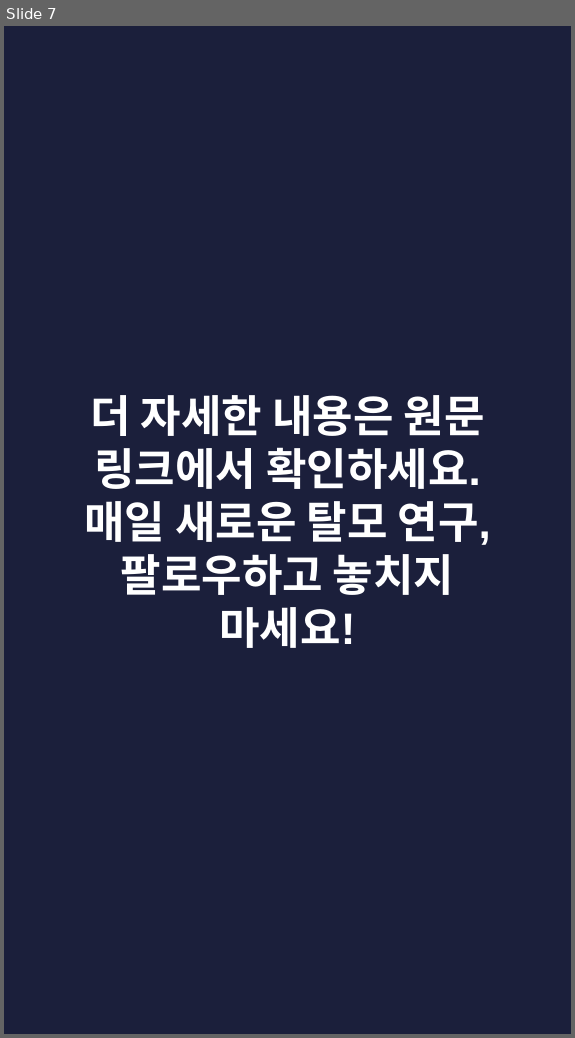
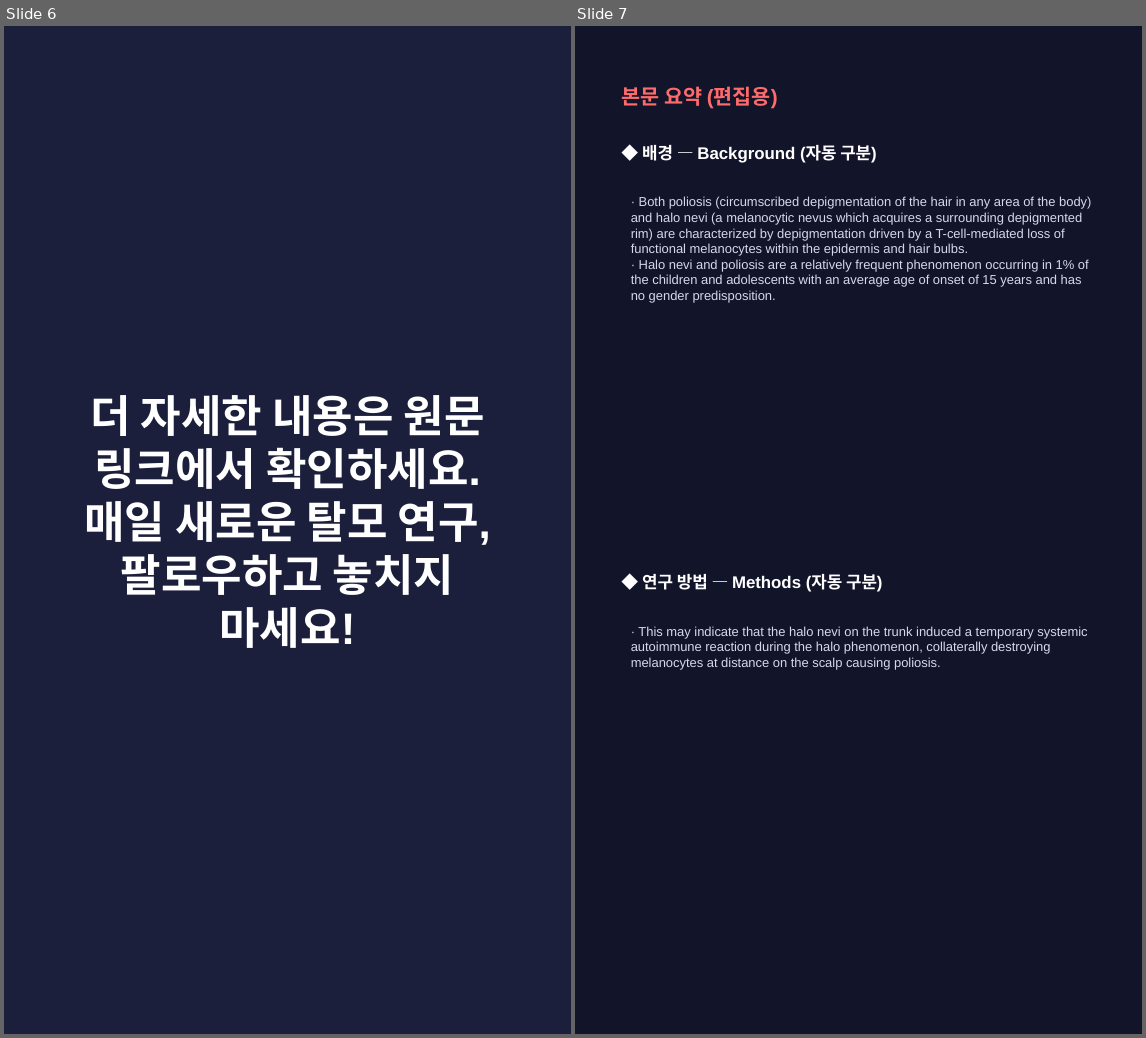
Before and after one commit to hyokang2010-BJ-ANTH/product-builder-test, a slide deck: pwa/data/latest/slides.pptx. Shown side by side, each under a label of ours: slide 7 before the commit, slides 6 and 7 after it. The pictures are 575x1038 and 1146x1038 pixels, drawn with LibreOffice and Linux fonts; fonts in the diff are those of the drawing. Boxes give left, top, right and bottom in pixels: in the first picture for what was removed or moved away, otherwise in the second. Text is boxed around its words. In the diff, an @@ line names an element or a change of style, - is before the commit and + after.

```diff
--- a/pwa/data/latest/slides.pptx
+++ b/pwa/data/latest/slides.pptx
@@ slide 7 added at (x1=575, y1=26, x2=1142, y2=1034), background #12142A @@
@@ text added at (x1=621, y1=86, x2=778, y2=109), 16 pt, text #FF6B6B, bold @@
+본문 요약 (편집용)
@@ text added at (x1=642, y1=145, x2=876, y2=163), 13 pt, text #FFFFFF, bold @@
+◆ 배경 — Background (자동 구분)
@@ text added at (x1=631, y1=196, x2=1091, y2=303), 10 pt, text #D5D8EA @@
+· Both poliosis (circumscribed depigmentation of the hair in any area of the body) and halo nevi (a melanocytic nevus which acquires a surrounding depigmented rim) are characterized by depigmentation driven by a T-cell-mediated loss of functional melanocytes within the epidermis and hair bulbs.
+· Halo nevi and poliosis are a relatively frequent phenomenon occurring in 1% of the children and adolescents with an average age of onset of 15 years and has no gender predisposition.
@@ text added at (x1=642, y1=574, x2=882, y2=592), 13 pt, text #FFFFFF, bold @@
+◆ 연구 방법 — Methods (자동 구분)
@@ text added at (x1=631, y1=626, x2=1087, y2=670), 10 pt, text #D5D8EA @@
+· This may indicate that the halo nevi on the trunk induced a temporary systemic autoimmune reaction during the halo phenomenon, collaterally destroying melanocytes at distance on the scalp causing poliosis.
@@ what was slide 7 is now slide 6 @@
```
Also in this commit, not shown: 3 slides changed, 3 other slides added, 6 slides removed, 27 other files.
